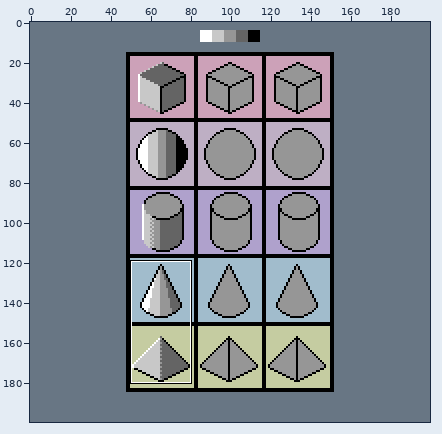
Edited in one commit: pixel-art file (Pixel/LightDirection.aseprite). Above: a wide view before the commit, with the close-up outlined.
Close-up. The starting point:
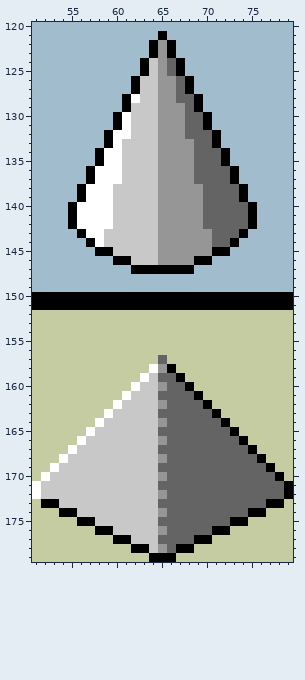
200x200 pixels, 1 frame. Shown: x 51..79, y 120..179. The commit also changed other parts of the picture, which this record leaves out.
The same view after the edit:
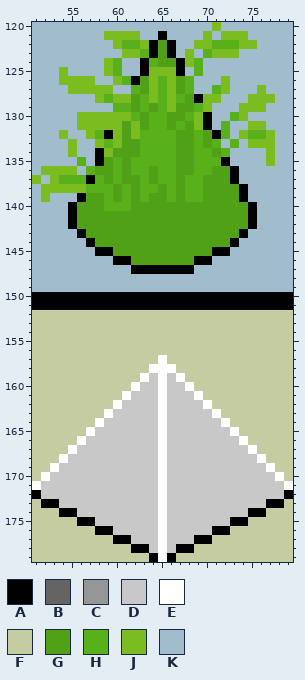
Palette (. is transparent): A #000000  B #646464  C #969696  D #c8c8c8  E #ffffff  F #c5cca1  G #50a018  H #58b11b  J #7bbd20  K #a1bccc
The exact change:
layer "grass" added
layer "Left" now hidden
Changed rows in their new state; - is an unchanged pixel.
first column x 51:
120 --------------------J------
121 --------JJJJ-------J-JJJ---
122 ---------JHHJ-G---JJHHHJJ--
123 ----------JJH-G--J-HJJJ----
124 --------JH---HGG-JH--------
125 ---J----JH---JJJ--H--------
126 ---JJJJ--JH-GJHJGH---J-----
127 ----JJJJJ--HGJHJGH--HJ---J-
128 -------JHJJGHJHJHG-JJ---JJJ
129 ---------HHGHGHJGGHJ---JJJ-
130 -----JJJJJJHGHHGGHJ---HJ---
131 -----JJJJJGJGHHGHGJ--H--JJ-
132 ---J--JH-JGJHHHHGGHG-H-JHHJ
133 ----J--JHJGGHHHHGGHGH-H-JJJ
134 ----J---JGGGHHHHGGHHGH----J
135 -----H--GHGHHHHHGGHHH-----J
136 -JJJJ-HGGHGHHGHHGGHHGG-----
137 J-JHHH-HGHGGHGHHGHHGGG-----
138 -JJJJJHHHGHGHHGHGHHGGGG----
139 -J----GGHGHGHGGHGHHGGGG----
140 -----GGGHHHGGGGGGGGGGGGG---
141 -----GGGGGGGGGGGGGGGGGGG---
142 -----GGGGGGGGGGGGGGGGGGG---
143 ------GGGGGGGGGGGGGGGGG----
144 -------GGGGGGGGGGGGGGG-----
145 ---------GGGGGGGGGGG-------
146 -----------GGGGGGG---------
first column x 51:
157 --------------E--------------
158 --------------EE-------------
159 --------------EDE------------
160 --------------EDDE-----------
161 --------------EDDDE----------
162 --------------EDDDDE---------
163 --------------EDDDDDE--------
164 --------------EDDDDDDE-------
165 --------------EDDDDDDDE------
166 --------------EDDDDDDDDE-----
167 --------------EDDDDDDDDDE----
168 --------------EDDDDDDDDDDE---
169 --------------EDDDDDDDDDDDE--
170 --------------EDDDDDDDDDDDDE-
171 --------------EDDDDDDDDDDDDDE
172 A-------------EDDDDDDDDDDDDD-
173 --------------EDDDDDDDDDDD---
174 --------------EDDDDDDDDD-----
175 --------------EDDDDDDD-------
176 --------------EDDDDD---------
177 --------------EDDD-----------
178 --------------ED-------------
179 --------------E--------------
Where, in picture pixels (left, top, right, bottom), the same in both close-ups:
changed: (32, 22, 275, 265)
changed: (158, 355, 293, 562)
changed: (32, 490, 41, 499)
